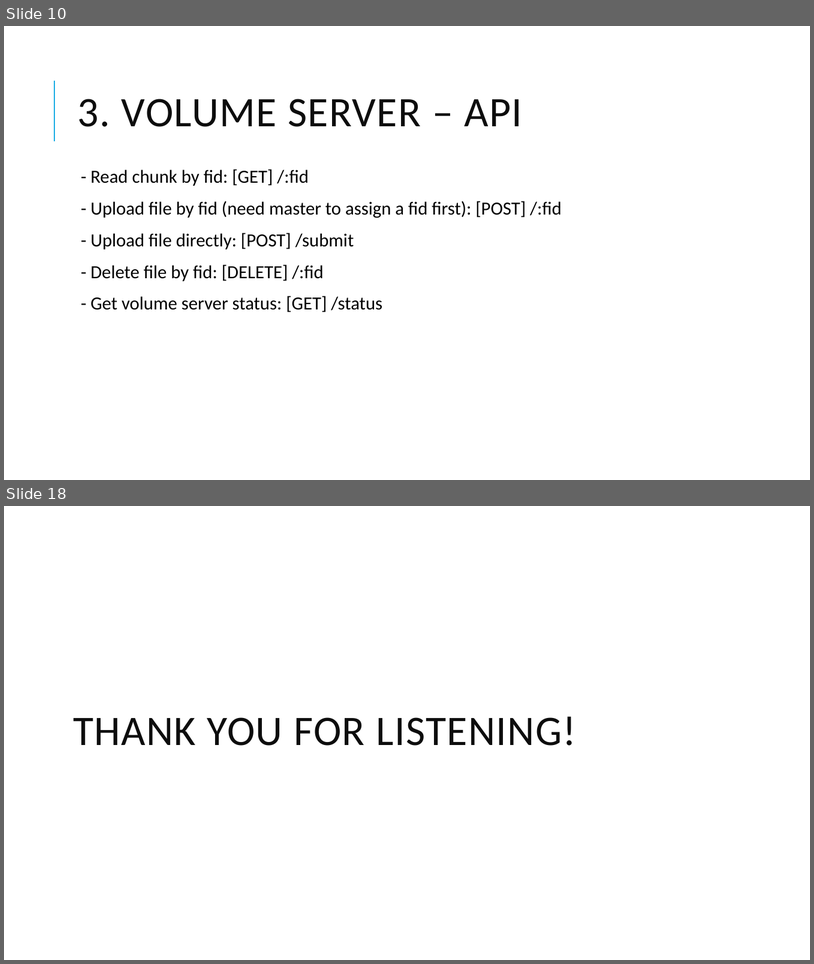
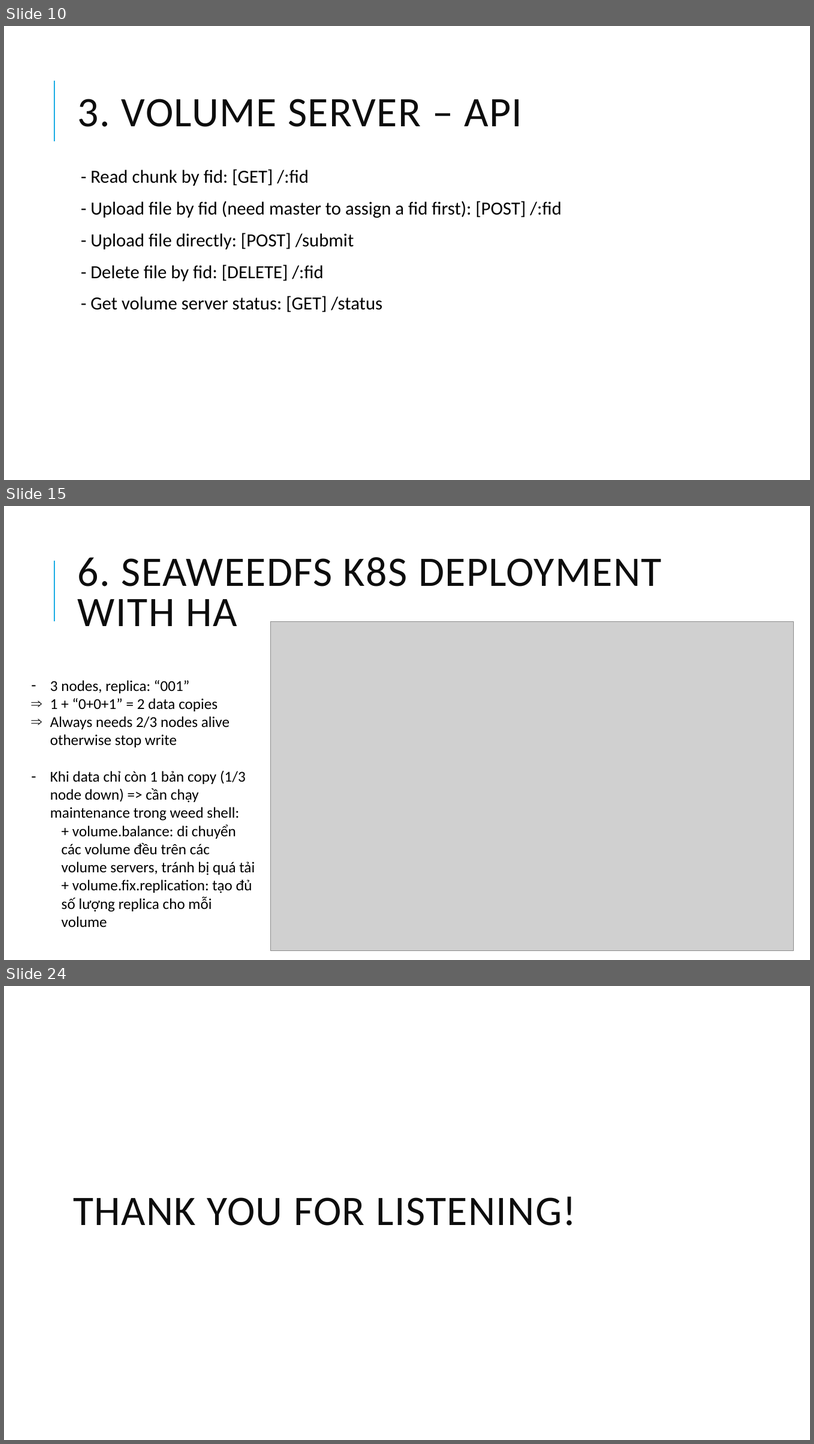
Before and after one commit to chi-org/seaweedfs-test, a slide deck: SeaweedFS_2.pptx. Shown one above the other, each under a label of ours: slides 10 and 18 before the commit, slides 10, 15 and 24 after it; the slides between them are not shown. The pictures are 814x964 and 814x1444 pixels, drawn with LibreOffice and Linux fonts; fonts in the diff are those of the drawing; grey boxes stand for pictures. Boxes give left, top, right and bottom in pixels: in the first picture for what was removed or moved away, otherwise in the second. Text is boxed around its words. In the diff, an @@ line names an element or a change of style, - is before the commit and + after.

```diff
--- a/SeaweedFS_2.pptx
+++ b/SeaweedFS_2.pptx
@@ slide 15 added at <box>4,506,810,960</box>, background #FFFFFF; not listed: 1 template element that a slide beside it also shows @@
@@ title added at <box>78,557,662,626</box>, 50 pt, text #0D0D0D @@
+6. SEAWEEDFS K8S DEPLOYMENT WITH HA
@@ picture added at <box>271,622,794,950</box> @@
@@ text added at <box>50,680,255,927</box>, 18 pt, text #000000 @@
+– 3 nodes, replica: “001”
+⇒ 1 + “0+0+1” = 2 data copies
+⇒ Always needs 2/3 nodes alive otherwise stop write
+– Khi data chỉ còn 1 bản copy (1/3 node down) => cần chạy maintenance trong weed shell:
+  + volume.balance: di chuyển các volume đều trên các volume servers, tránh bị quá tải
+  + volume.fix.replication: tạo đủ số lượng replica cho mỗi volume
@@ what was slide 18 is now slide 24 @@
```
Also in this commit, not shown: 6 slides changed, 8 other slides added, 3 slides removed, 1 other file.
